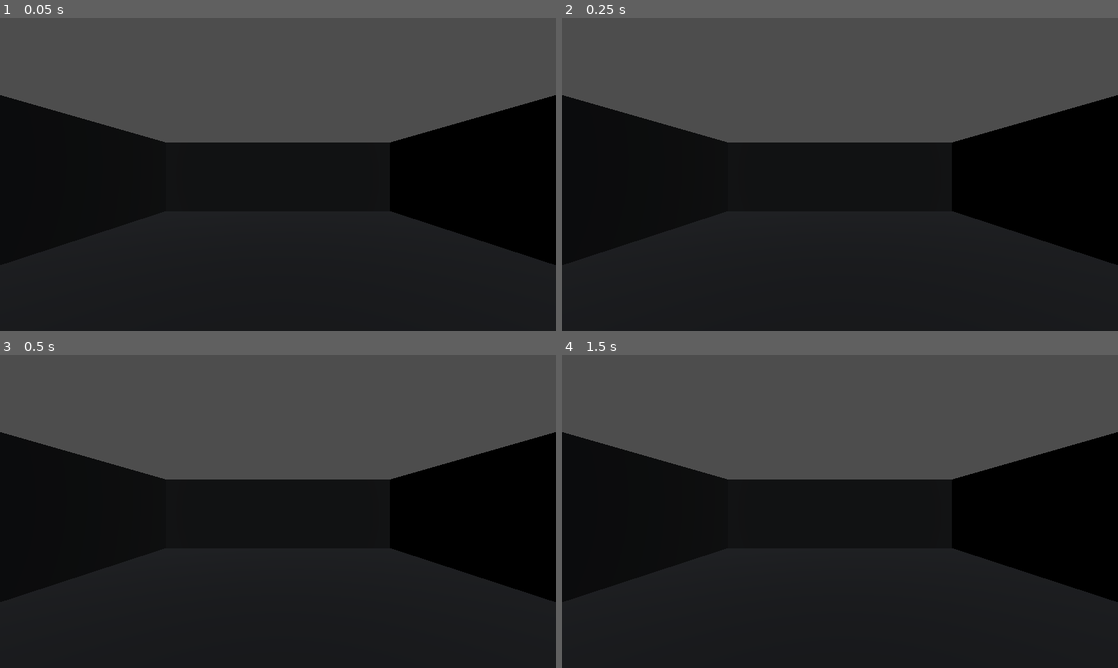
Above: before the commit, frames 1-4 (two rows, left to right).
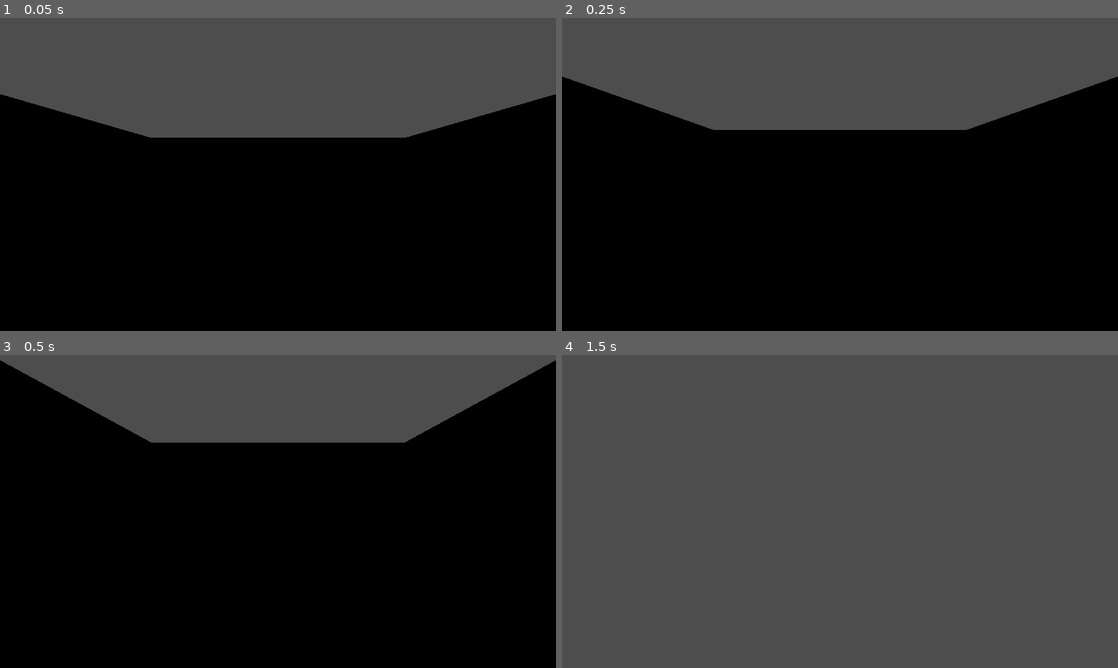
Above: after the commit, the same moments.

Repository: saimerawais1-collab/Echo-Lost
Game: Godot game, scene res://main.tscn
Two runs of this game, one before a commit and one after it. Both use one fixed random seed, a clock stepped at 60 frames per second and the inputs below.
Inputs (mouse positions are in pixels of both pictures, inside the frame that each line leads up to):
- Up to frame 1 (0.05 s): no input
- Up to frame 2 (0.25 s): no input
- Up to frame 3 (0.5 s): no input
- Up to frame 4 (1.5 s): tap Enter (ui_accept) at 0.5, 0.77 s; move the mouse to (962, 495) at 0.52 s; hold Right (ui_right) 0.53-1.28 s; move the mouse to (728, 527) at 1.27 s; hold Down (ui_down) from 1.28 s (still down)

The runs differ from the first frame. In frame 1, 34% of the frame differs, in the area x 0-100%, y 24-100%; in frame 2, 37%; in frame 3, 48%; in frame 4, 65%.

Commit message:
Connect Player and add room collision

Diff:
--- a/main.tscn
+++ b/main.tscn
@@ -1,53 +1,75 @@
 
-[gd_scene load_steps=5 format=3]
+[gd_scene load_steps=6 format=3]
+
+[ext_resource type="Script" path="res://Player.gd" id="1_player"]
 
 [sub_resource type="BoxMesh" id="FloorMesh"]
 size = Vector3(10, 0.2, 10)
 
-[sub_resource type="StandardMaterial3D" id="FloorMaterial"]
-albedo_color = Color(0.12, 0.13, 0.15, 1)
-roughness = 1.0
+[sub_resource type="BoxShape3D" id="FloorShape"]
+size = Vector3(10, 0.2, 10)
 
 [sub_resource type="BoxMesh" id="WallMesh"]
 size = Vector3(10, 3, 0.2)
 
-[sub_resource type="StandardMaterial3D" id="WallMaterial"]
-albedo_color = Color(0.07, 0.08, 0.09, 1)
-roughness = 1.0
+[sub_resource type="BoxShape3D" id="WallShape"]
+size = Vector3(10, 3, 0.2)
 
 [node name="Main" type="Node3D"]
 
-[node name="Floor" type="MeshInstance3D" parent="."]
+[node name="Floor" type="StaticBody3D" parent="."]
 position = Vector3(0, -0.1, 0)
+
+[node name="FloorMesh" type="MeshInstance3D" parent="Floor"]
 mesh = SubResource("FloorMesh")
-material_override = SubResource("FloorMaterial")
 
-[node name="BackWall" type="MeshInstance3D" parent="."]
+[node name="FloorCollision" type="CollisionShape3D" parent="Floor"]
+shape = SubResource("FloorShape")
+
+[node name="BackWall" type="StaticBody3D" parent="."]
 position = Vector3(0, 1.5, -5)
+
+[node name="Mesh" type="MeshInstance3D" parent="BackWall"]
 mesh = SubResource("WallMesh")
-material_override = SubResource("WallMaterial")
 
-[node name="FrontWall" type="MeshInstance3D" parent="."]
+[node name="Collision" type="CollisionShape3D" parent="BackWall"]
+shape = SubResource("WallShape")
+
+[node name="FrontWall" type="StaticBody3D" parent="."]
 position = Vector3(0, 1.5, 5)
+
+[node name="Mesh" type="MeshInstance3D" parent="FrontWall"]
 mesh = SubResource("WallMesh")
-material_override = SubResource("WallMaterial")
 
-[node name="LeftWall" type="MeshInstance3D" parent="."]
+[node name="Collision" type="CollisionShape3D" parent="FrontWall"]
+shape = SubResource("WallShape")
+
+[node name="LeftWall" type="StaticBody3D" parent="."]
 position = Vector3(-5, 1.5, 0)
 rotation = Vector3(0, 1.5708, 0)
+
+[node name="Mesh" type="MeshInstance3D" parent="LeftWall"]
 mesh = SubResource("WallMesh")
-material_override = SubResource("WallMaterial")
 
-[node name="RightWall" type="MeshInstance3D" parent="."]
+[node name="Collision" type="CollisionShape3D" parent="LeftWall"]
+shape = SubResource("WallShape")
+
+[node name="RightWall" type="StaticBody3D" parent="."]
 position = Vector3(5, 1.5, 0)
 rotation = Vector3(0, 1.5708, 0)
+
+[node name="Mesh" type="MeshInstance3D" parent="RightWall"]
 mesh = SubResource("WallMesh")
-material_override = SubResource("WallMaterial")
 
-[node name="Camera3D" type="Camera3D" parent="."]
-position = Vector3(0, 1.6, 4)
+[node name="Collision" type="CollisionShape3D" parent="RightWall"]
+shape = SubResource("WallShape")
+
+[node name="Player" type="CharacterBody3D" parent="."]
+position = Vector3(0, 0.9, 3)
+script = ExtResource("1_player")
+
+[node name="CollisionShape3D" type="CollisionShape3D" parent="Player"]
+
+[node name="Camera3D" type="Camera3D" parent="Player"]
+position = Vector3(0, 0.7, 0)
 current = true
-
-[node name="DirectionalLight3D" type="DirectionalLight3D" parent="."]
-rotation = Vector3(-0.7, 0.4, 0)
-light_energy = 0.5
